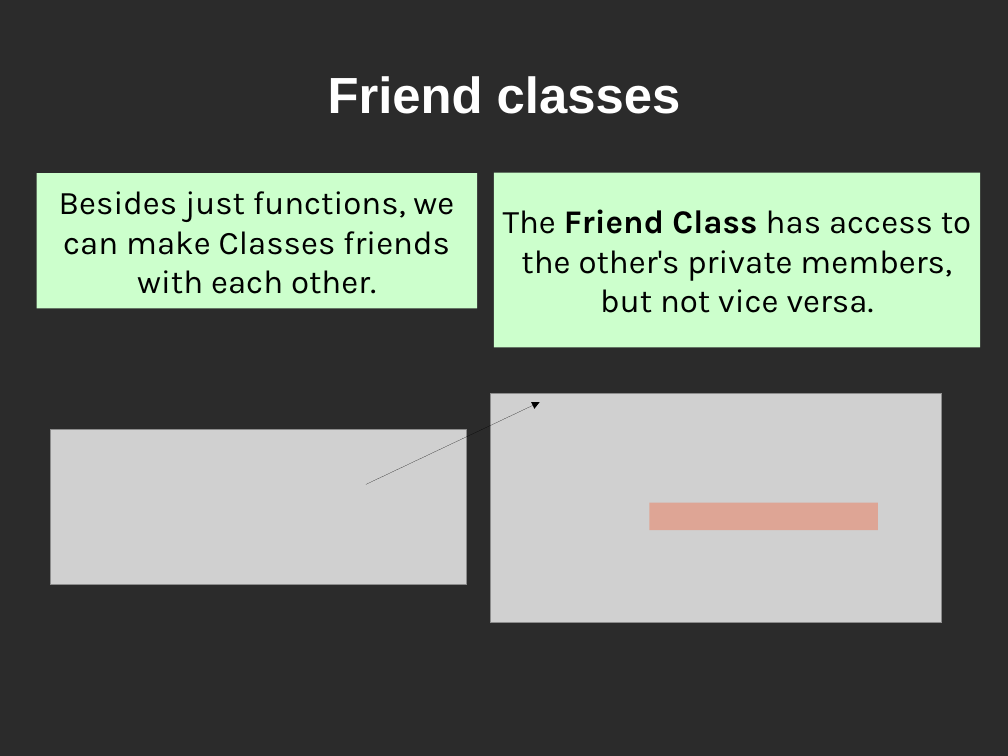
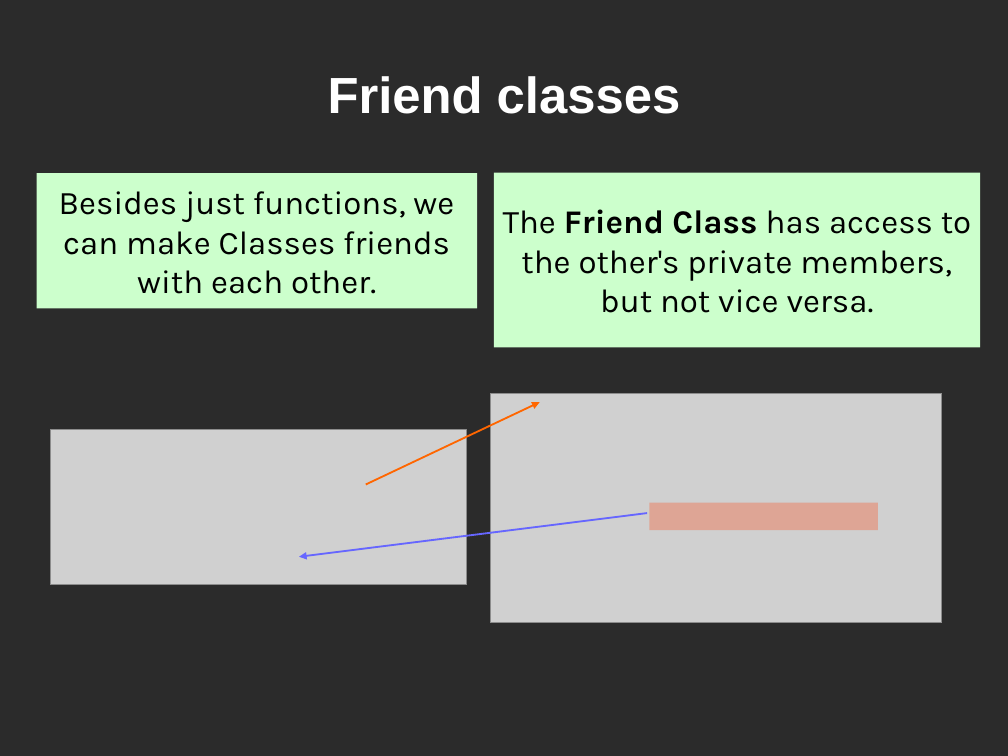
Before and after one commit to mactwist555/CPP-Course, a slide deck: slide 14 of Lecture_Slides/13 Friends/Friends.odp (slide 13 before the commit). Drawn at 1008x756 pixels with LibreOffice and Linux fonts; fonts in the diff are those of the drawing; grey boxes stand for pictures; background and template pictures are left out; a plain dark background stands for a picture behind light text. Boxes give left, top, right and bottom in pixels: in the first picture for what was removed or moved away, otherwise in the second. Text is boxed around its words. In the diff, an @@ line names an element or a change of style, - is before the commit and + after.

```diff
--- a/Lecture_Slides/13 Friends/Friends.odp
+++ b/Lecture_Slides/13 Friends/Friends.odp
@@ arrow (366, 485) - (540, 402): stroke #000000 0 pt to #FF6600 1.45 pt @@
@@ arrow added from (647, 513) to (299, 557), #6666FF 1.45 pt @@
```
Also in this commit, not shown: 1 other slide changed, 2 slides added, 2 slides removed, 5 other files.
